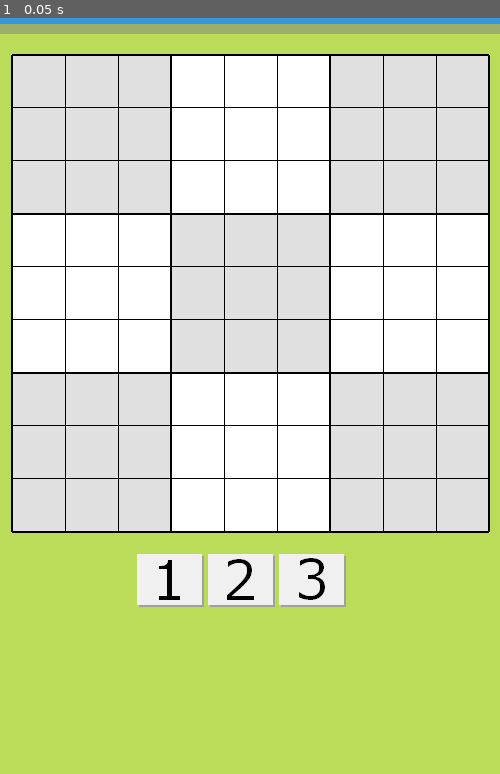
Above: before the commit, frame 1.
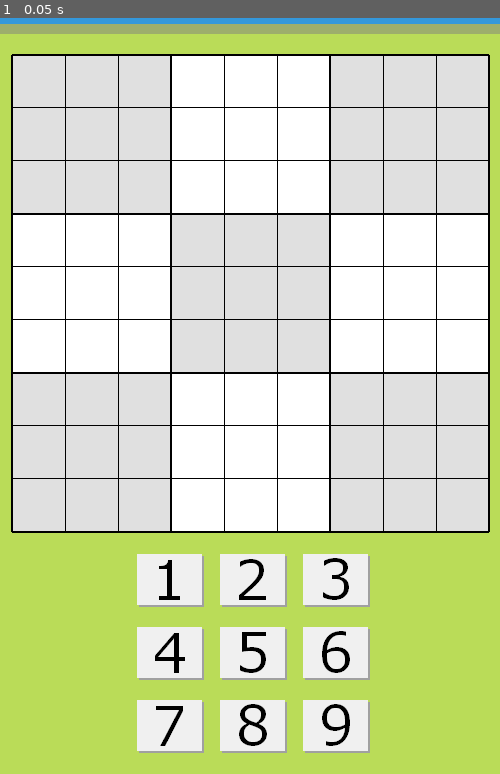
Above: after the commit, the same moment.

Repository: vivisuke/GodotSudoku
Game: Godot game, scene res://Main.tscn
Two runs of this game, one before a commit and one after it. Both use one fixed random seed, a clock stepped at 60 frames per second and the inputs below.
Inputs:
- Up to frame 1 (0.05 s): no input

The runs differ from the first frame. In frame 1, 6.8% of the frame differs, in the area x 27-74%, y 70-98%.

Commit message:
0006 ◎ C 03/20 03/20 0.001│ToDo│数字ボタン：pressed, disable 画像設定

Diff:
--- a/GodotSudoku/Main.tscn
+++ b/GodotSudoku/Main.tscn
@@ -1,10 +1,34 @@
-[gd_scene load_steps=6 format=2]
+[gd_scene load_steps=30 format=2]
 
 [ext_resource path="res://Main.gd" type="Script" id=1]
 [ext_resource path="res://images/board.png" type="Texture" id=2]
 [ext_resource path="res://images/num1.png" type="Texture" id=3]
 [ext_resource path="res://images/num2.png" type="Texture" id=4]
 [ext_resource path="res://images/num3.png" type="Texture" id=5]
+[ext_resource path="res://images/num7.png" type="Texture" id=6]
+[ext_resource path="res://images/num9.png" type="Texture" id=7]
+[ext_resource path="res://images/num6.png" type="Texture" id=8]
+[ext_resource path="res://images/num5.png" type="Texture" id=9]
+[ext_resource path="res://images/num8.png" type="Texture" id=10]
+[ext_resource path="res://images/num4.png" type="Texture" id=11]
+[ext_resource path="res://images/num9_disabled.png" type="Texture" id=12]
+[ext_resource path="res://images/num4_pressed.png" type="Texture" id=13]
+[ext_resource path="res://images/num2_disabled.png" type="Texture" id=14]
+[ext_resource path="res://images/num3_disabled.png" type="Texture" id=15]
+[ext_resource path="res://images/num6_disabled.png" type="Texture" id=16]
+[ext_resource path="res://images/num1_pressed.png" type="Texture" id=17]
+[ext_resource path="res://images/num8_disabled.png" type="Texture" id=18]
+[ext_resource path="res://images/num7_disabled.png" type="Texture" id=19]
+[ext_resource path="res://images/num1_disabled.png" type="Texture" id=20]
+[ext_resource path="res://images/num6_pressed.png" type="Texture" id=21]
+[ext_resource path="res://images/num5_pressed.png" type="Texture" id=22]
+[ext_resource path="res://images/num3_pressed.png" type="Texture" id=23]
+[ext_resource path="res://images/num9_pressed.png" type="Texture" id=24]
+[ext_resource path="res://images/num2_pressed.png" type="Texture" id=25]
+[ext_resource path="res://images/num7_pressed.png" type="Texture" id=26]
+[ext_resource path="res://images/num5_disabled.png" type="Texture" id=27]
+[ext_resource path="res://images/num4_disabled.png" type="Texture" id=28]
+[ext_resource path="res://images/num8_pressed.png" type="Texture" id=29]
 
 [node name="Main" type="Node2D"]
 script = ExtResource( 1 )
@@ -58,26 +82,96 @@
 [node name="VBoxContainer" type="VBoxContainer" parent="MarginContainer"]
 margin_left = 137.0
 margin_top = 20.0
-margin_right = 363.0
+margin_right = 370.0
 margin_bottom = 220.0
+custom_constants/separation = 20
+alignment = 1
 
-[node name="HBoxContainer" type="HBoxContainer" parent="MarginContainer/VBoxContainer"]
-margin_right = 226.0
+[node name="HBoxContainer1" type="HBoxContainer" parent="MarginContainer/VBoxContainer"]
+margin_right = 233.0
 margin_bottom = 53.0
+custom_constants/separation = 16
+alignment = 1
 
-[node name="numButton1" type="TextureButton" parent="MarginContainer/VBoxContainer/HBoxContainer"]
+[node name="numButton1" type="TextureButton" parent="MarginContainer/VBoxContainer/HBoxContainer1"]
 margin_right = 67.0
 margin_bottom = 53.0
 texture_normal = ExtResource( 3 )
+texture_pressed = ExtResource( 17 )
+texture_disabled = ExtResource( 20 )
 
-[node name="numButton2" type="TextureButton" parent="MarginContainer/VBoxContainer/HBoxContainer"]
-margin_left = 71.0
-margin_right = 138.0
+[node name="numButton2" type="TextureButton" parent="MarginContainer/VBoxContainer/HBoxContainer1"]
+margin_left = 83.0
+margin_right = 150.0
 margin_bottom = 53.0
 texture_normal = ExtResource( 4 )
+texture_pressed = ExtResource( 25 )
+texture_disabled = ExtResource( 14 )
 
-[node name="numButton3" type="TextureButton" parent="MarginContainer/VBoxContainer/HBoxContainer"]
-margin_left = 142.0
-margin_right = 209.0
+[node name="numButton3" type="TextureButton" parent="MarginContainer/VBoxContainer/HBoxContainer1"]
+margin_left = 166.0
+margin_right = 233.0
 margin_bottom = 53.0
 texture_normal = ExtResource( 5 )
+texture_pressed = ExtResource( 23 )
+texture_disabled = ExtResource( 15 )
+
+[node name="HBoxContainer2" type="HBoxContainer" parent="MarginContainer/VBoxContainer"]
+margin_top = 73.0
+margin_right = 233.0
+margin_bottom = 126.0
+custom_constants/separation = 16
+alignment = 1
+
+[node name="numButton4" type="TextureButton" parent="MarginContainer/VBoxContainer/HBoxContainer2"]
+margin_right = 67.0
+margin_bottom = 53.0
+texture_normal = ExtResource( 11 )
+texture_pressed = ExtResource( 13 )
+texture_disabled = ExtResource( 28 )
+
+[node name="numButton5" type="TextureButton" parent="MarginContainer/VBoxContainer/HBoxContainer2"]
+margin_left = 83.0
+margin_right = 150.0
+margin_bottom = 53.0
+texture_normal = ExtResource( 9 )
+texture_pressed = ExtResource( 22 )
+texture_disabled = ExtResource( 27 )
+
+[node name="numButton6" type="TextureButton" parent="MarginContainer/VBoxContainer/HBoxContainer2"]
+margin_left = 166.0
+margin_right = 233.0
+margin_bottom = 53.0
+texture_normal = ExtResource( 8 )
+texture_pressed = ExtResource( 21 )
+texture_disabled = ExtResource( 16 )
+
+[node name="HBoxContainer3" type="HBoxContainer" parent="MarginContainer/VBoxContainer"]
+margin_top = 146.0
+margin_right = 233.0
+margin_bottom = 199.0
+custom_constants/separation = 16
+alignment = 1
+
+[node name="numButton7" type="TextureButton" parent="MarginContainer/VBoxContainer/HBoxContainer3"]
+margin_right = 67.0
+margin_bottom = 53.0
+texture_normal = ExtResource( 6 )
+texture_pressed = ExtResource( 26 )
+texture_disabled = ExtResource( 19 )
+
+[node name="numButton8" type="TextureButton" parent="MarginContainer/VBoxContainer/HBoxContainer3"]
+margin_left = 83.0
+margin_right = 150.0
+margin_bottom = 53.0
+texture_normal = ExtResource( 10 )
+texture_pressed = ExtResource( 29 )
+texture_disabled = ExtResource( 18 )
+
+[node name="numButton9" type="TextureButton" parent="MarginContainer/VBoxContainer/HBoxContainer3"]
+margin_left = 166.0
+margin_right = 233.0
+margin_bottom = 53.0
+texture_normal = ExtResource( 7 )
+texture_pressed = ExtResource( 24 )
+texture_disabled = ExtResource( 12 )
Not shown, changed: GodotSudoku.spr
